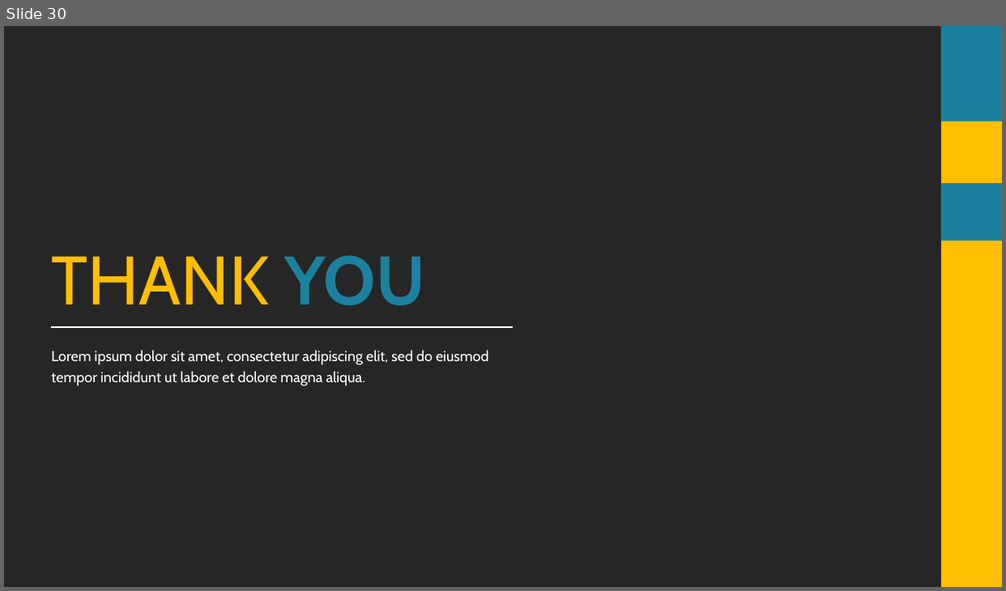
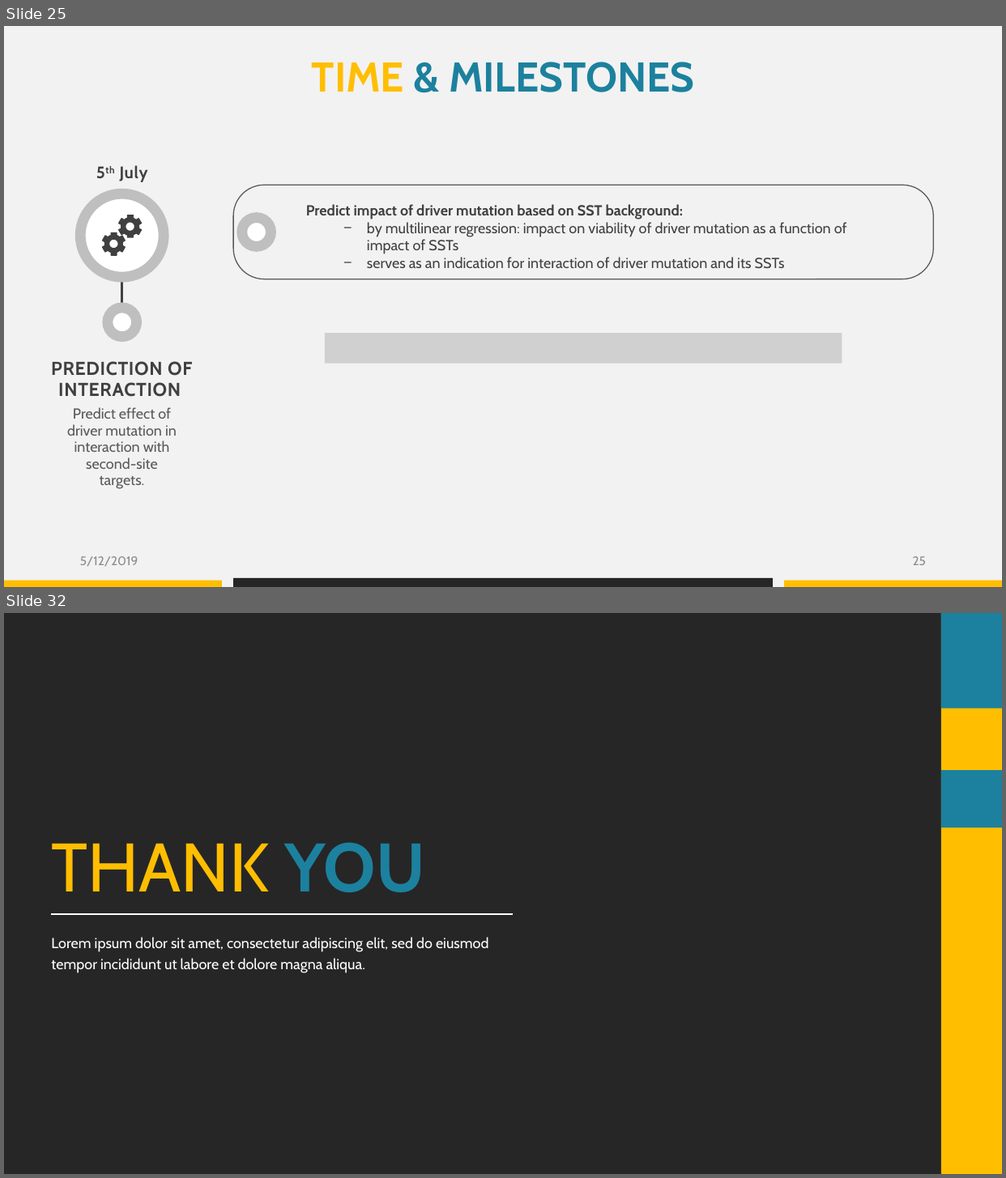
Before and after one commit to datascience-mobi/group-04-project-1-4, a slide deck: Project proposal_presentation_V1.pptx. Shown one above the other, each under a label of ours: slide 30 before the commit, slides 25 and 32 after it; the slides between them are not shown. The pictures are 1006x591 and 1006x1178 pixels, drawn with LibreOffice and Linux fonts; fonts in the diff are those of the drawing; grey boxes stand for pictures; background and template pictures are left out; a plain dark background stands for a picture behind light text. Boxes give left, top, right and bottom in pixels: in the first picture for what was removed or moved away, otherwise in the second. Text is boxed around its words. In the diff, an @@ line names an element or a change of style, - is before the commit and + after.

```diff
--- a/Project proposal_presentation_V1.pptx
+++ b/Project proposal_presentation_V1.pptx
@@ slide 25 added at [4, 26, 1002, 587], background #F2F2F2 @@
@@ text added at [312, 62, 694, 92], 40 pt, text #1C819E, bold @@
+TIME & MILESTONES
@@ rounded rectangle added at [233, 185, 933, 279], outline #595959 1 pt @@
@@ ellipse added at [242, 218, 271, 247], fill #FFFFFF, outline #BFBFBF 10 pt @@
@@ text added at [306, 204, 847, 269], 14 pt, text #404040 @@
+Predict impact of driver mutation based on SST background:
+  − by multilinear regression: impact on viability of driver mutation as a function of impact of SSTs
+  − serves as an indication for interaction of driver mutation and its SSTs
@@ picture added at [325, 333, 842, 363] @@
@@ group added at [51, 165, 192, 489]: 3 texts, 2 ellipses, 2 freeform shapes, 1 line @@
+5th July
+PREDICTION OF INTERACTION
+Predict effect of driver mutation in interaction with second-site targets.
@@ text added at [80, 557, 138, 566], 12 pt, text #8C8C8C @@
+5/12/2019
@@ page number added at [913, 557, 926, 565], 12 pt, text #8C8C8C @@
+25
@@ rectangle added at [4, 581, 222, 587], fill #FFBE00 @@
@@ rectangle added at [233, 578, 772, 587], fill #262626 @@
@@ rectangle added at [784, 581, 1002, 587], fill #FFBE00 @@
@@ what was slide 30 is now slide 32 @@
```
Also in this commit, not shown: 22 slides changed, 2 other slides added, 1 slide removed.
